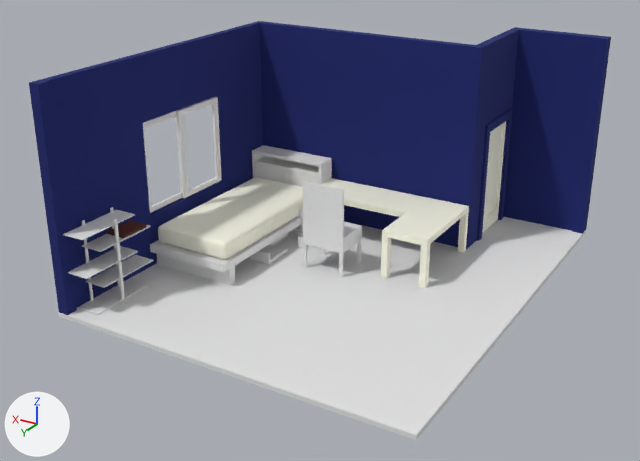
One commit to the glTF model kamar.gltf: the scene before it, then after it.
The view is the same before and after, from a 50 mm lens placed at (-50.0, 77.0, 42.6), pointed at (-6.0, 3.6, 5.9). Lighting does not change. The marker at lower left points along +X, +Y and +Z. Where no turn or scale is listed for an object, it has been applied to the vertices.

Names of what the first picture shows: 'Busa Kasur', 'Jendela 2', 'Kasur', 'Lantai', 'Meja', 'Pintu', 'Tembok 1', 'Tembok 2', 'Tembok 3', 'dinding lantai', 'kasurnya', 'kursi.002', 'lemari kecil', 'lemari kecil.002', 't4 tidur'.
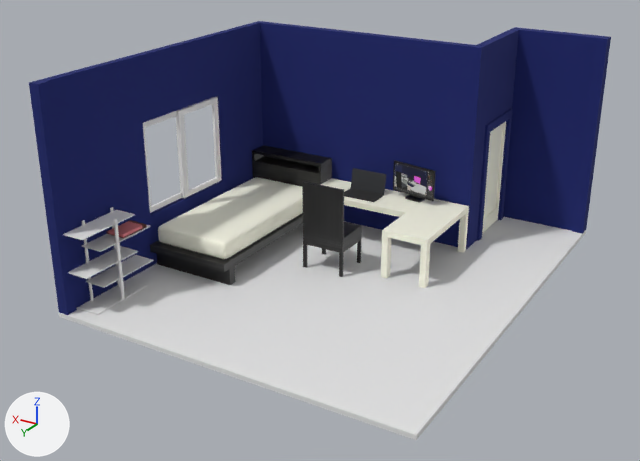
Diff of the bpy script that builds the scene:
```diff
--- a/kamar.gltf.py
+++ b/kamar.gltf.py
@@ mat_material_004 @@
 mat_material_004 = principled_material('Material.004')
-mat_material_004.base_color = (0.8, 0.8, 0.8)  # white #e7e7e7
+mat_material_004.texture = img_dark_texture_wood_wooden_surface_wallpaper
@@ mat_book_cover_001 @@
+mat_book_cover_001 = bpy.data.materials.new('book cover.001')
+mat_book_cover_001.use_nodes = True; mat_book_cover_001.node_tree.nodes.clear()
+_N = mat_book_cover_001.node_tree.nodes; _L = mat_book_cover_001.node_tree.links
+n0 = _N.new('ShaderNodeBsdfPrincipled'); n0.name = 'Principled BSDF'
+n0.inputs[2].default_value = 1.0  # 'Roughness'
+n1 = _N.new('ShaderNodeOutputMaterial'); n1.name = 'Material Output'
+n2 = _N.new('ShaderNodeVertexColor'); n2.name = 'Color Attribute'
+_L.new(n0.outputs[0], n1.inputs[0])  # 'BSDF' to 'Surface'
+_L.new(n2.outputs[0], n0.inputs[0])  # 'Color' to 'Base Color'
@@ mat_stacked_paper_001 @@
+mat_stacked_paper_001 = bpy.data.materials.new('stacked paper.001')
+mat_stacked_paper_001.use_nodes = True; mat_stacked_paper_001.node_tree.nodes.clear()
+_N = mat_stacked_paper_001.node_tree.nodes; _L = mat_stacked_paper_001.node_tree.links
+n0 = _N.new('ShaderNodeBsdfPrincipled'); n0.name = 'Principled BSDF'
+n0.inputs[2].default_value = 0.758  # 'Roughness'
+n1 = _N.new('ShaderNodeOutputMaterial'); n1.name = 'Material Output'
+n2 = _N.new('ShaderNodeVertexColor'); n2.name = 'Color Attribute'
+_L.new(n0.outputs[0], n1.inputs[0])  # 'BSDF' to 'Surface'
+_L.new(n2.outputs[0], n0.inputs[0])  # 'Color' to 'Base Color'
@@ me_cube_025 @@
 me_cube_025.from_pydata(...)  # 56 vertices, 108 faces; spans x 16.18..21.13, y 36.15..40.38, z -10.09..-0.19
+me_cube_025.materials.append(mat_material_004)  # picture img_dark_texture_wood_wooden_surface_wallpaper
@@ me_cube_002 @@
 me_cube_002.from_pydata(...)  # 8 vertices, 12 faces; spans x -16.8..11.2, y -12.2..-11.1, z 5.0..28.0
-me_cube_002.materials.append(mat_material_018)  # dark blue #16226c
+me_cube_002.materials.append(mat_nikon)  # dark blue #16226c
@@ me_cube_026 @@
+me_cube_026.from_pydata([(2.15, 0.26, -1.2), (2.15, -0.18, 1.21), (-2.14, 0.08, -1.23), (-2.14, -0.35, 1.18), (2.14, 0.35, -1.18), (2.14, -0.08, 1.23), (-2.15, 0.18, -1.21), (-2.15, -0.26, 1.2)], [], [(0, 1, 3), (0, 3, 2), (2, 3, 7), (2, 7, 6), (6, 7, 5), (6, 5, 4), (4, 5, 1), (4, 1, 0), (2, 6, 4), (2, 4, 0), (7, 3, 1), (7, 1, 5)])
+me_cube_026.materials.append(mat_layaar_laptop)  # dark grey #424447
@@ me_cube_027 @@
+me_cube_027.from_pydata([(2.1, 1.38, -0.05), (2.18, -1.26, -0.05), (-2.18, 1.26, -0.07), (-2.1, -1.38, -0.08), (2.1, 1.38, 0.08), (2.18, -1.26, 0.07), (-2.18, 1.26, 0.05), (-2.1, -1.38, 0.05)], [], [(0, 1, 3), (0, 3, 2), (2, 3, 7), (2, 7, 6), (6, 7, 5), (6, 5, 4), (4, 5, 1), (4, 1, 0), (2, 6, 4), (2, 4, 0), (7, 3, 1), (7, 1, 5)])
+me_cube_027.materials.append(mat_badan_laptop)  # black #363636
@@ ob_dinding_lantai @@
-ob_dinding_lantai = bpy.data.objects.new('dinding lantai', me_cube_005)
@@ ob_t4_tidur @@
-ob_t4_tidur = bpy.data.objects.new('t4 tidur', me_cube_007)
@@ ob_meja_1 @@
-ob_meja_1 = bpy.data.objects.new('meja', me_cube_011)
@@ ob_kursi @@
-ob_kursi = bpy.data.objects.new('kursi', me_cube_012)
@@ ob_kasurnya @@
-ob_kasurnya = bpy.data.objects.new('kasurnya', me_cube_013)
@@ ob_lemari_kecil @@
-ob_lemari_kecil = bpy.data.objects.new('lemari kecil', me_cube_014)
@@ ob_layar_sec @@
+ob_layar_sec = bpy.data.objects.new('layar sec', me_plane_004)  # 10710 vertices, 20766 faces; spans x -2.77..2.77, y -1.18..0.54, z -2.38..1.75; in mat_material_024 (picture img_layar_laptop), mat_screen (black #000000)
+ob_layar_sec.location = (-10.63, -9.1, 8.38)
@@ ob_layar_laptop @@
+ob_layar_laptop = bpy.data.objects.new('layar laptop', me_cube_026)
+ob_layar_laptop.location = (-4.96, -8.99, 7.2)
@@ ob_badan_laptop @@
+ob_badan_laptop = bpy.data.objects.new('badan laptop', me_cube_027)
+ob_badan_laptop.location = (-5.0, -7.54, 6.05)
@@ ob_cube_040 @@
+ob_cube_040 = bpy.data.objects.new('Cube.040', me_cube_029)  # 128 vertices, 248 faces; spans x -1.0..0.96, y -1.46..1.46, z -0.17..0.17
+ob_cube_040.location = (9.13, 16.46, 7.42)
```

Boxes [x1, y1, x2, y2] around the edits, measured in the pictures (640 x 461 px):
'Tembok 2', recoloured
    both: [263, 142, 456, 226]
'Kasur', surface changed (grey to black)
    both: [150, 145, 332, 285]
'kursi.002', surface changed, recoloured (grey to black)
    both: [302, 181, 362, 277]
'layar sec', added
    after: [393, 160, 436, 203]
'layar laptop', added
    after: [351, 168, 386, 194]
'badan laptop', added
    after: [344, 188, 384, 202]
'Cube.040', added
    after: [108, 221, 142, 238]
'kasurnya', deleted
    before: [260, 244, 288, 262]
't4 tidur', deleted
    before: [250, 250, 288, 265]
'dinding lantai', deleted
    before: [249, 210, 303, 260]
'lemari kecil', deleted
    before: [289, 228, 303, 240]
'kursi', deleted
    before: [298, 237, 309, 248]
'meja', deleted
    before: [299, 234, 320, 249]
